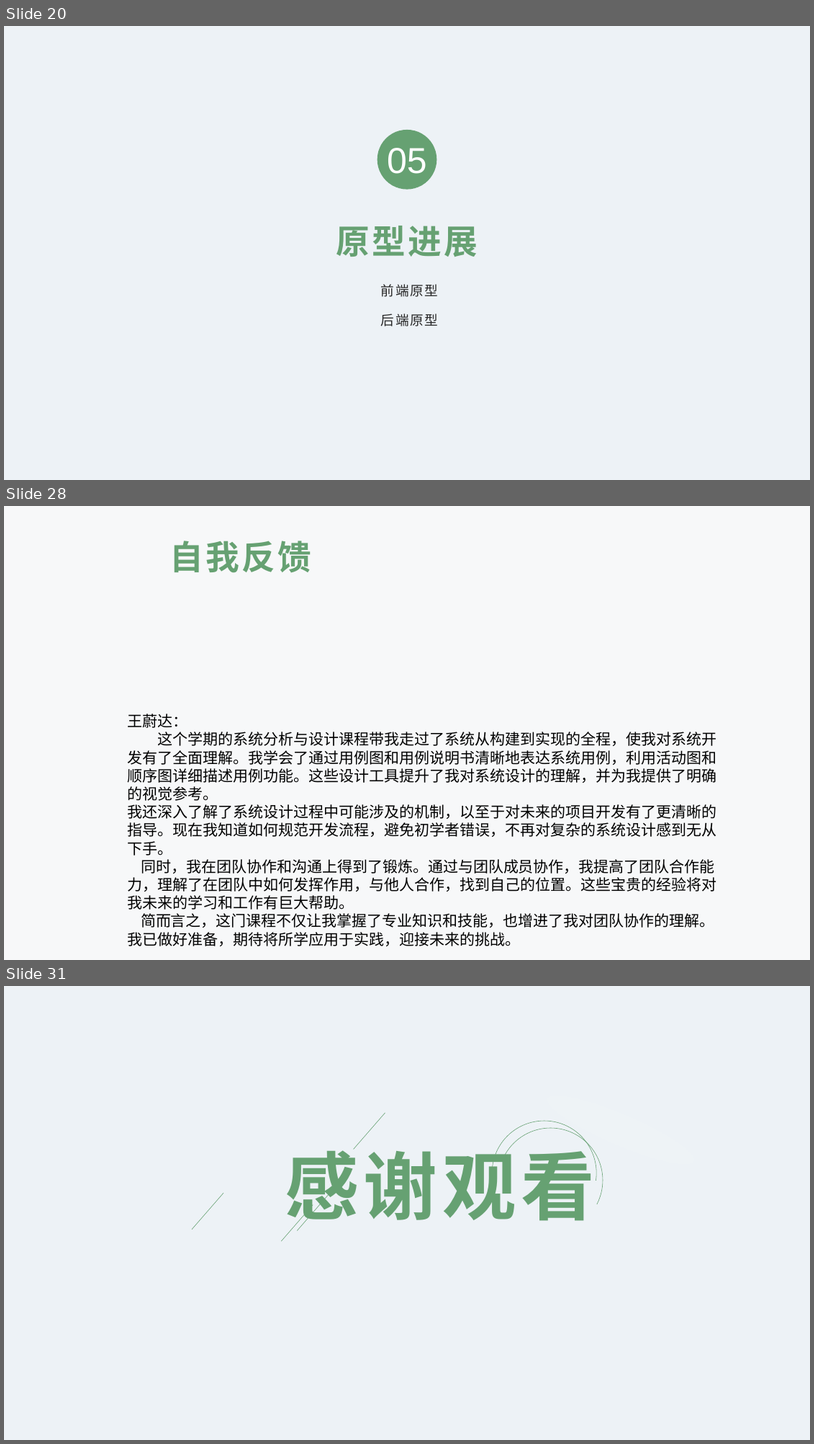
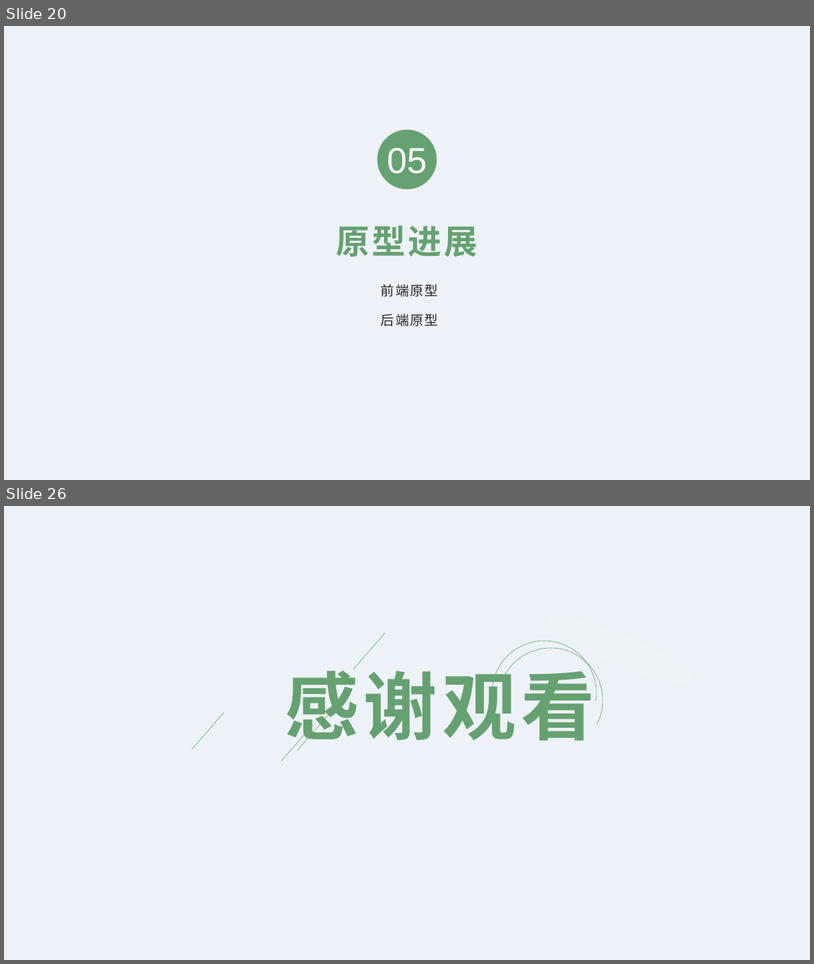
Before and after one commit to TangciuYueng/SAD, a slide deck: HWpre-Final.pptx. Shown one above the other, each under a label of ours: slides 20, 28 and 31 before the commit, slides 20 and 26 after it; the slides between them are not shown. The pictures are 814x1444 and 814x964 pixels, drawn with LibreOffice and Linux fonts; fonts in the diff are those of the drawing; background and template pictures are left out. Boxes give left, top, right and bottom in pixels: in the first picture for what was removed or moved away, otherwise in the second. Text is boxed around its words. In the diff, an @@ line names an element or a change of style, - is before the commit and + after.

```diff
--- a/HWpre-Final.pptx
+++ b/HWpre-Final.pptx
@@ slide 28 removed at [4, 506, 810, 960], background picture (left out) @@
@@ title removed at [170, 541, 312, 573] @@
-自我反馈
@@ text removed at [127, 713, 717, 946] @@
-王蔚达：
-这个学期的系统分析与设计课程带我走过了系统从构建到实现的全程，使我对系统开发有了全面理解。我学会了通过用例图和用例说明书清晰地表达系统用例，利用活动图和顺序图详细描述用例功能。这些设计工具提升了我对系统设计的理解，并为我提供了明确的视觉参考。
-我还深入了解了系统设计过程中可能涉及的机制，以至于对未来的项目开发有了更清晰的指导。现在我知道如何规范开发流程，避免初学者错误，不再对复杂的系统设计感到无从下手。
-同时，我在团队协作和沟通上得到了锻炼。通过与团队成员协作，我提高了团队合作能力，理解了在团队中如何发挥作用，与他人合作，找到自己的位置。这些宝贵的经验将对我未来的学习和工作有巨大帮助。
-简而言之，这门课程不仅让我掌握了专业知识和技能，也增进了我对团队协作的理解。我已做好准备，期待将所学应用于实践，迎接未来的挑战。
@@ what was slide 31 is now slide 26 @@
```
Also in this commit, not shown: 17 slides changed, 3 slides added, 7 other slides removed, 3 other files.
